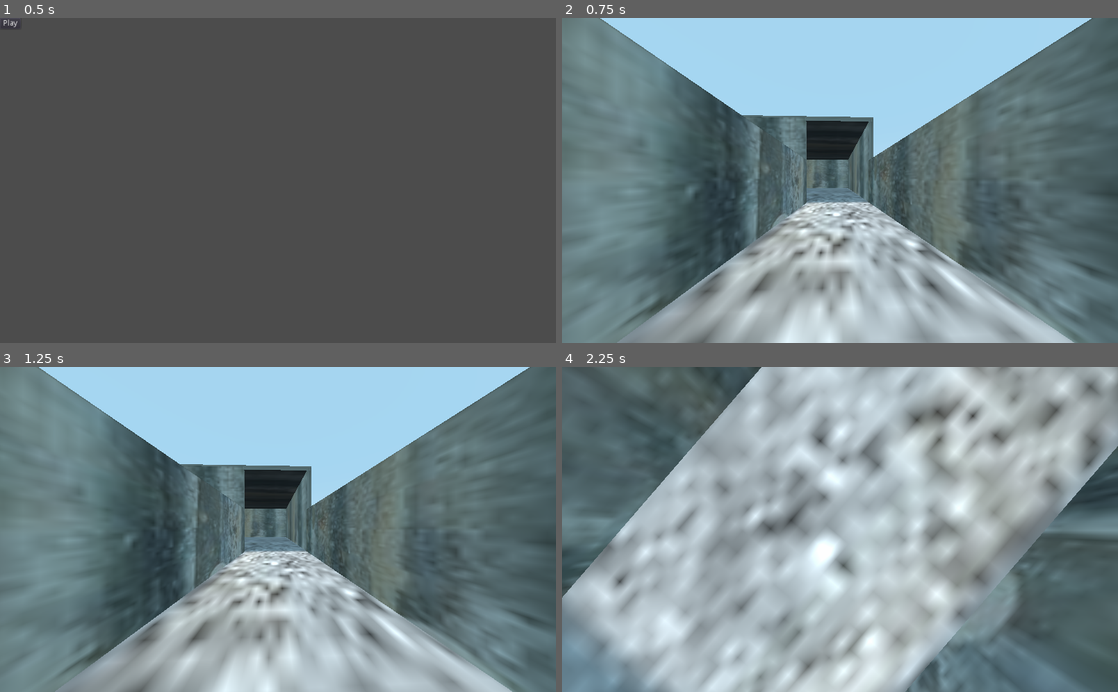
Above: before the commit, frames 1-4 (two rows, left to right).
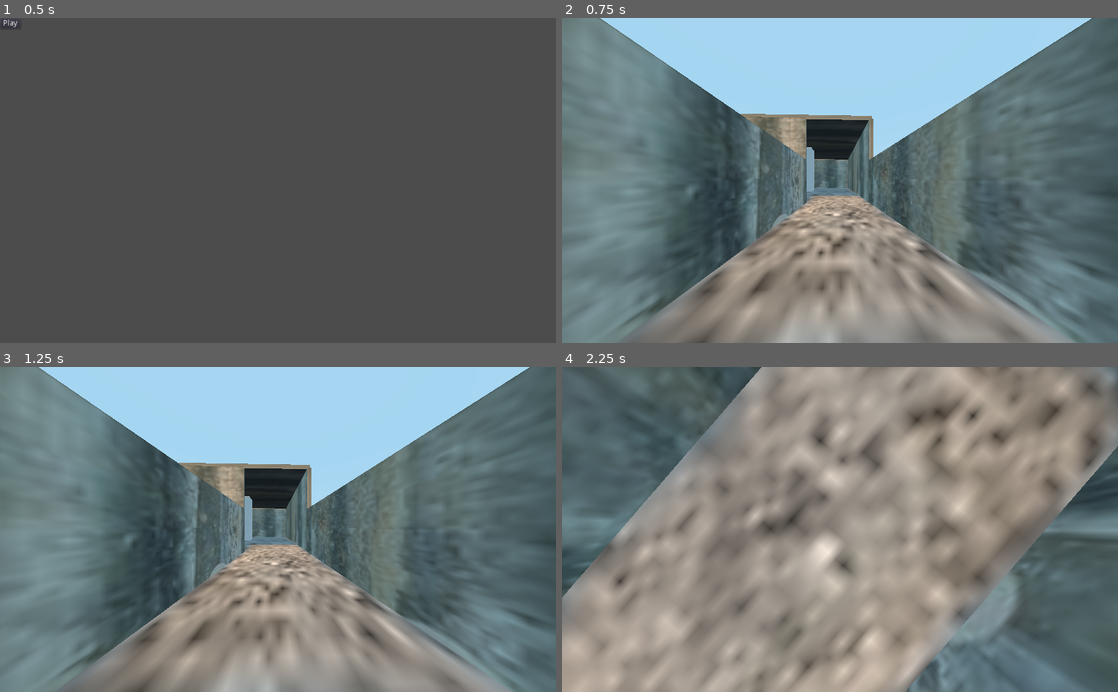
Above: after the commit, the same moments.

Repository: Matthew-Seebohm/DoomClone2022
Game: Godot game, scene res://Main Menu.tscn
The game is run twice, just before and just after one commit, with the same random seed, the same clock (stepped at 60 frames per second) and the same inputs.
Inputs (mouse positions are in pixels of both pictures, inside the frame that each line leads up to):
- Up to frame 1 (0.5 s): no input
- Up to frame 2 (0.75 s): click "Play" at 0.5 s
- Up to frame 3 (1.25 s): no input
- Up to frame 4 (2.25 s): tap Enter at 1.25 s; move the mouse to (962, 513) at 1.27 s; hold D (player_right) 1.28-2.03 s; tap Space (jump) at 1.52 s; move the mouse to (728, 545) at 2.02 s; hold S (player_backward) from 2.03 s (still down)

Frame 1 is identical in both runs. In frame 2, 22% of the frame differs, in the area x 9-93%, y 29-100%; in frame 3, 22%; in frame 4, 73%, in the area x 0-100%, y 0-100%.

Commit message:
Slight edits
Just changed the position of some stuff, nothing major

Diff:
--- a/Devil Hunter.tscn
+++ b/Devil Hunter.tscn
@@ -26,7 +26,12 @@
 uv1_offset = Vector3( 1, 0, 0 )
 
 [sub_resource type="BoxShape" id=7]
-extents = Vector3( 0.204007, 0.205849, 0.244254 )
+extents = Vector3( 0.204007, 0.197682, 0.244254 )
+
+[sub_resource type="CubeMesh" id=9]
+
+[sub_resource type="BoxShape" id=10]
+extents = Vector3( 1, 1.00138, 1 )
 
 [node name="Devil Hunter" type="Spatial"]
 transform = Transform( 1, 0, 0, 0, 1, 0, 0, 0, 1, 0, -1.33772, 0 )
@@ -43,7 +48,8 @@
 shape = SubResource( 3 )
 
 [node name="DirectionalLight" type="DirectionalLight" parent="."]
-transform = Transform( 1, 0, 0, 0, -4.37114e-08, 1, 0, -1, -4.37114e-08, 0, 10, 0 )
+transform = Transform( -0.84966, -0.084752, 0.520476, 0.515816, 0.0715598, 0.853705, -0.109598, 0.993829, -0.017085, 7.06462, 8.49268, -5.13629 )
+light_color = Color( 0.905882, 0.623529, 0.0823529, 1 )
 shadow_enabled = true
 
 [node name="Player" type="KinematicBody" parent="."]
@@ -138,7 +144,7 @@
 shape = SubResource( 7 )
 
 [node name="Main roof" type="MeshInstance" parent="."]
-transform = Transform( 5, 0, 0, 0, -3.0598e-07, -0.1, 0, 7, -4.37114e-09, -0.964645, 3.87689, -3.0997 )
+transform = Transform( 5, 0, 0, 0, -3.0598e-07, -0.1, 0, 7, -4.37114e-09, -0.964645, 3.94212, -3.03229 )
 mesh = SubResource( 5 )
 material/0 = SubResource( 6 )
 
@@ -146,5 +152,23 @@
 transform = Transform( 5, 0, 0, 0, 5, 0, 0, 0, 5, 0, 0, 0 )
 
 [node name="CollisionShape" type="CollisionShape" parent="Main roof/StaticBody"]
-transform = Transform( 1, 0, 0, 0, 1, 0, 0, 0, 1, 0, 0, -0.035243 )
+transform = Transform( 1, 0, 0, 0, 1, 0, 0, 1.36424e-12, 1, 0, 0.00256116, -0.024539 )
 shape = SubResource( 7 )
+
+[node name="Pillar1" type="MeshInstance" parent="."]
+transform = Transform( 0.7, 0, 0, 0, 2, 0, 0, 0, 0.7, -1.20205, 2.0779, 0 )
+mesh = SubResource( 9 )
+
+[node name="StaticBody" type="StaticBody" parent="Pillar1"]
+
+[node name="CollisionShape" type="CollisionShape" parent="Pillar1/StaticBody"]
+shape = SubResource( 10 )
+
+[node name="Pillar2" type="MeshInstance" parent="."]
+transform = Transform( 0.7, 0, 0, 0, 2, 0, 0, 0, 0.7, -1.12332, 2.0779, -5.54187 )
+mesh = SubResource( 9 )
+
+[node name="StaticBody" type="StaticBody" parent="Pillar2"]
+
+[node name="CollisionShape" type="CollisionShape" parent="Pillar2/StaticBody"]
+shape = SubResource( 10 )
Not shown: 1 places in Devil Hunter.tscn that only renumber resources
